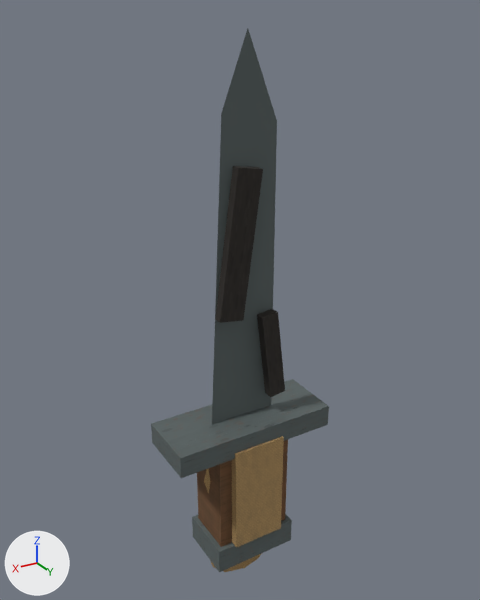
What one commit did to the OBJ model Assets/ProjectOEN/ProductionArt/Meshes/props_tools/pr-018_knife_cutting_tool__worn.obj.
Rendered twice from a camera (50 mm lens) standing at (0.592, 0.979, 1.069) and looking at (-0.013, -0.03, 0.565). Arrows for +X, +Y and +Z are at lower left; the lights stay in place. The picture after the commit comes second. Where no turn or scale is listed for an object, it has been applied to the vertices. Vertices at exactly the same position are counted once.

The scene before the commit, as lines of its bpy script (objects in view):
```python
me_pr_018_knife_cutting_tool__worn = bpy.data.meshes.new('pr-018_knife_cutting_tool__worn')
me_pr_018_knife_cutting_tool__worn.from_pydata(...)  # 149 vertices, 267 faces; spans x -0.17..0.17, y -0.065..0.07, z -0.08..1.05
# faces by material slot: [12, 204, 27, 24]
me_pr_018_knife_cutting_tool__worn.materials.append(mat_wood)  # picture img_wood_albedo_png
me_pr_018_knife_cutting_tool__worn.materials.append(mat_rope)  # picture img_rope_albedo_png
me_pr_018_knife_cutting_tool__worn.materials.append(mat_metal)  # picture img_metal_albedo_png
me_pr_018_knife_cutting_tool__worn.materials.append(mat_char)  # picture img_char_albedo_png
ob_pr_018_knife_cutting_tool__worn = bpy.data.objects.new('pr-018_knife_cutting_tool__worn', me_pr_018_knife_cutting_tool__worn)
ob_pr_018_knife_cutting_tool__worn.location = (0.0, 0.0, 0.0)
```
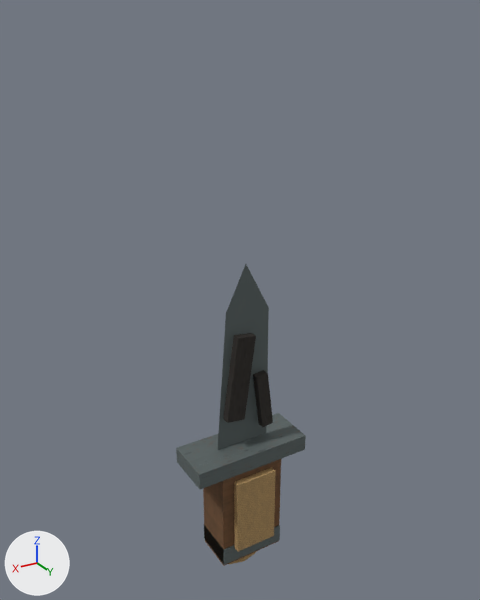
Where the change shows, as pixel boxes [x1, y1, x2, y2] in the pictures (480 x 600 px; the box of a moved part takes in the faces that stretch with it):
```json
{"object": "pr-018_knife_cutting_tool__worn", "change": "reshaped", "before": [151, 28, 329, 572], "after": [176, 264, 306, 566], "on screen": "27% narrower, 44% shorter"}
{"part": 1, "of": "me_pr_018_knife_cutting_tool__worn", "change": "moved or reshaped", "before": [197, 439, 288, 547], "after": [203, 459, 281, 566]}
{"part": 2, "of": "me_pr_018_knife_cutting_tool__worn", "change": "moved or reshaped", "before": [151, 379, 329, 478], "after": [176, 413, 306, 489]}
{"part": 3, "of": "me_pr_018_knife_cutting_tool__worn", "change": "moved or reshaped", "before": [192, 514, 292, 572], "after": [204, 525, 280, 565]}
{"part": 4, "of": "me_pr_018_knife_cutting_tool__worn", "change": "moved or reshaped", "before": [210, 553, 262, 572], "after": [229, 552, 256, 564], "on screen": "mostly hidden"}
{"part": 5, "of": "me_pr_018_knife_cutting_tool__worn", "change": "moved or reshaped", "before": [232, 436, 284, 548], "after": [234, 467, 276, 552]}
{"part": 6, "of": "me_pr_018_knife_cutting_tool__worn", "change": "moved or reshaped", "before": [257, 309, 285, 397], "after": [253, 370, 273, 427]}
{"part": 7, "of": "me_pr_018_knife_cutting_tool__worn", "change": "moved or reshaped", "before": [204, 28, 277, 494], "after": [217, 264, 269, 450]}
```

Edits to the scene script, one JSON object a line:
```json
{"block": "me_pr_018_knife_cutting_tool__worn", "where": "# used by ob_pr_018_knife_cutting_tool__worn; location = (0.0, 0.0, 0.0)"}
{"op": "remove", "block": "me_pr_018_knife_cutting_tool__worn", "code": "me_pr_018_knife_cutting_tool__worn.from_pydata(...)  # 149 vertices, 267 faces; spans x -0.17..0.17, y -0.065..0.07, z -0.08..1.05"}
{"op": "add", "block": "me_pr_018_knife_cutting_tool__worn", "code": "me_pr_018_knife_cutting_tool__worn.from_pydata(...)  # 149 vertices, 267 faces; spans x -0.125..0.125, y -0.05..0.059, z -0.06..0.65"}
{"block": "me_pr_018_knife_cutting_tool__worn", "change": "me_pr_018_knife_cutting_tool__worn part 1: the loose piece of 8 vertices spanning x -0.08..0.08, y -0.05..0.05, z 0.0..0.32 is scaled about the mesh origin by (0.875, 0.85, 0.75)"}
{"block": "me_pr_018_knife_cutting_tool__worn", "change": "me_pr_018_knife_cutting_tool__worn part 2: the loose piece of 8 vertices spanning x -0.17..0.17, y -0.065..0.065, z 0.282..0.327 is scaled about its middle by (0.735, 0.769, 0.778), then moved by (0.0, 0.0, -0.06)"}
{"block": "me_pr_018_knife_cutting_tool__worn", "change": "me_pr_018_knife_cutting_tool__worn part 3: the loose piece of 8 vertices spanning x -0.09..0.09, y -0.06..0.06, z 0.007..0.063 is scaled about the mesh origin by (0.778, 0.75, 0.727)"}
{"block": "me_pr_018_knife_cutting_tool__worn", "change": "me_pr_018_knife_cutting_tool__worn part 4: the loose piece of 48 vertices spanning x -0.085..0.085, y -0.012..0.012, z -0.08..0.09 is scaled about its middle by (0.754, 0.833, 0.754)"}
{"block": "me_pr_018_knife_cutting_tool__worn", "change": "me_pr_018_knife_cutting_tool__worn part 5: the loose piece of 8 vertices spanning x -0.055..0.055, y 0.052..0.07, z 0.065..0.295 is scaled about its middle by (0.818, 0.778, 0.739), then moved by (0.0, -0.009, -0.055)"}
{"block": "me_pr_018_knife_cutting_tool__worn", "change": "me_pr_018_knife_cutting_tool__worn part 6: the loose piece of 8 vertices spanning x -0.083..-0.027, y 0.01..0.03, z 0.369..0.551 is scaled about its middle by (0.701, 0.8, 0.667), then moved by (0.015, -0.004, -0.1)"}
{"block": "me_pr_018_knife_cutting_tool__worn", "change": "me_pr_018_knife_cutting_tool__worn part 7: 61 of 149 vertices moved; they spanned x -0.09..0.09, y -0.01..0.021, z 0.11..1.05 and now span x -0.069..0.069, y -0.009..0.018, z 0.081..0.65; mean shift (0.0, 0.0, -0.096); largest move (-0.01, 0.0, 1.05) -> (-0.008, 0.0, 0.65)"}
```
